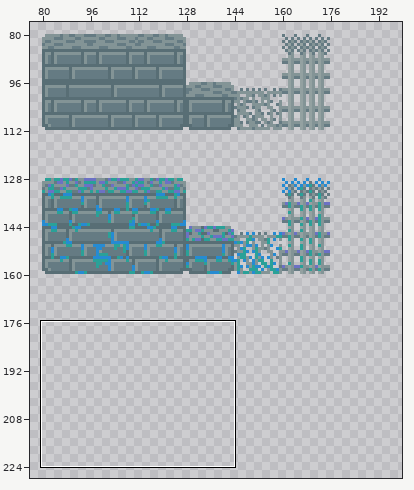
One commit to this pixel-art file: Visitant/Assets/tileset/tilesetpv.aseprite. The first picture is a wide view before the edit; the outline marks the close-up.
Close-up. Before the edit:
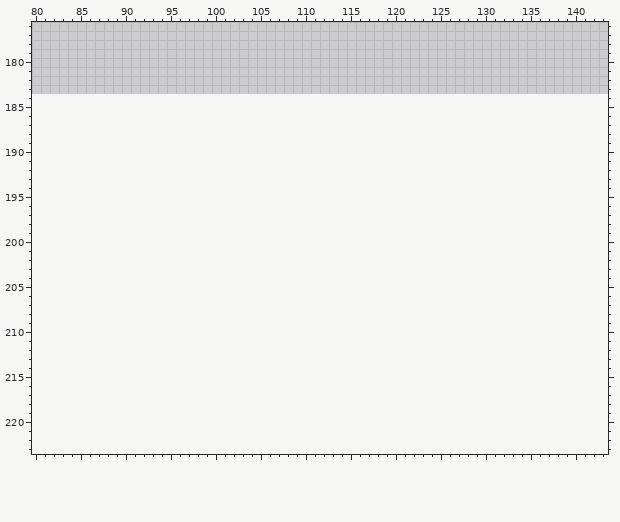
120x120 pixels, 1 frame. Shown: x 80..143, y 176..223. The old version is drawn lined up with the new one, on the new canvas. The wide view leaves out empty margins. The commit also changed other parts of the picture, which this record leaves out.
The result:
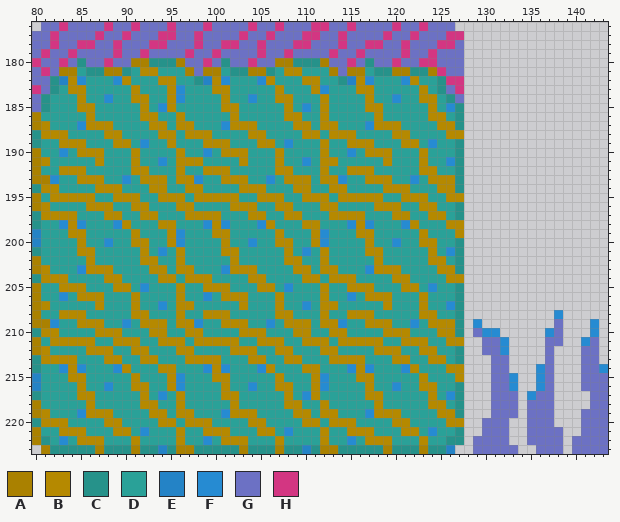
Palette (. is transparent): A #aa8100  B #b58900  C #26928a  D #2aa198  E #2483c6  F #268bd2  G #6c71c4  H #d33682
Edits made:
canvas 120x120 -> 240x240, the old top-left corner now at 64,64
y 176: x 81..126 .............................................. -> GGHGGGGHGGHGGGHGGGHGGGGHGGHGGGHHGGHGGGGHGGHGGG
y 177: x 80..127 ................................................ -> GGHGGGGHGGHGGGHHGGHGGGGHGGHGGGHHGGHGGGGHGGHGGGHH
y 178: x 80..127 ................................................ -> GGHGGHHGGHGGGHHGGGHGGHHGGHGGGHHGGGHGGHHGGHGGGHHG
y 179: x 80..127 ................................................ -> GHGGHGGGGHGGHGGGGHGGHGGGGHGGHGGGGHGGHGGGGHGGHGGG
y 180: x 80..127 ................................................ -> HGGHGCGGHGGAACCCAGGHGCGGHGGAACCCAGGHGCGGHGGHHGGG
y 181: x 80..127 ................................................ -> GHGAADCCAACDBBDDDAGAADCCAACDBBDDDAGAADCCAACCAHGG
y 182: x 80..127 ................................................ -> GGCEBFDDDFBDDDBBDDCEBFDDDFBDDDBBDDCEBFDDDFBDDCHH
y 183: x 80..127 ................................................ -> HGCDBBDDDDDBDDDBFDDDBBDDDDDBDDDBFDDDBBDDDDDBDCGH
y 184: x 80..127 ................................................ -> GCDDDBDDFDDBBDDBFDDDDBDDFDDBBDDDBDDDDBDDFDDBBDCG
y 185: x 80..127 ................................................ -> GCDDDBBDDDDDBDFBDDDDDBBDDDDDBDFDBDDDDBBDDDDDBDFC
y 186: x 80..127 ................................................ -> ADDDDDBDDDDDBBDDBDDDDDBDDDDDBBDDBDDDDDBDDDDDBBDC
y 187: x 80..127 ................................................ -> ABDDDFBBBDDDDBBDBBDDDFBBBDDDDBBDBBDDDFBBBDDDDBBC
y 188: x 80..127 ................................................ -> CBBBDDDDBBDDDDBBDBBBDDDDBBDDDDBBDBBBDDDDBBDDDDBB
y 189: x 80..127 ................................................ -> CDDBBBDDDBBDFDDBDDDBBBDDDBBDFDDDBDDBBBDDDBBDFDDC
y 190: x 80..127 ................................................ -> ADDFDBBBDDDBDDDDBDDFDBBBDDDBDDDDBDDFDBBBDDDBDDDC
y 191: x 80..127 ................................................ -> ABDDDDDBDDDBDDFDBBBDDDDBDDDBDDFDBBDDDDDBDDDBDDFC
y 192: x 80..127 ................................................ -> ADDBBBDDDDDBBDDDBDDBBBDDDDDBBDDDBDDBBBDDDDDBBDDC
y 193: x 80..127 ................................................ -> AAFDDBBBDDFDBBBDBBFDDBBBDDFDBBBDBBFDDBBBDDFDBBBC
y 194: x 80..127 ................................................ -> CBBDDDDBBBDDDBBDDBBDDDDBBBDDDBBDDBBDDDDBBBDDDBBC
y 195: x 80..127 ................................................ -> ADBBBBBDDBBBDDBBBDBBBBBDDBBBDDBBBDBBBBBDDBBBDDBB
y 196: x 80..127 ................................................ -> ABDDDDBBBDDBBDDDBBDDDDBBBDDBBDDDBBDDDDBBBDDBBDDC
y 197: x 80..127 ................................................ -> CBBBBDDDBBDDBBDDDBBBBDDDBBDDBBDDDBBBBDDDBBDDBBDC
y 198: x 80..127 ................................................ -> CDDFBFDDDFBDDDBBDDDFBFDDDFBDDDBBDDDFBFDDDFBDDDBB
y 199: x 80..127 ................................................ -> EDDDBBDDDDDBDDDBFDDDBBDDDDDBDDDBFDDDBBDDDDDBDDDB
y 200: x 80..127 ................................................ -> EDDDDBDDFDDBBDDBFDDDDBDDFDDBBDDBFDDDDBDDFDDBBDDC
y 201: x 80..127 ................................................ -> CDDDDBBDDDDDBDFDBDDDDBBDDDDDBDFDBDDDDBBDDDDDBDFC
y 202: x 80..127 ................................................ -> ADDDDDBDDDDDBBDDBDDDDDBDDDDDBBDDBDDDDDBDDDDDBBDC
y 203: x 80..127 ................................................ -> ABDDDFBBBDDDDBBDBBDDDFBBBDDDDBBDBBDDDFBBBDDDDBBC
y 204: x 80..127 ................................................ -> CBBBDDDDBBDDDDBBDBBBDDDDBBDDDDBBDBBBDDDDBBDDDDBB
y 205: x 80..127 ................................................ -> ADDBBBDDDBBDFDDDBDDBBBDDDBBDFDDDBDDBBBDDDBBDFDDC
y 206: x 80..127 ................................................ -> ADDFDBBBDDDBDDDDBDDFDBBBDDDBDDDDBDDFDBBBDDDBDDDC
y 207: x 80..127 ................................................ -> ABDDDDDBDDDBDDFDBBDDDDDBDDDBDDFDBBDDDDDBDDDBDDFC
y 208: x 80..127 ................................................ -> ADDBBBDDDDDBBDDDBDDBBBDDDDDBBDDDBDDBBBDDDDDBBDDC; x 138 . -> F
y 209: x 80..127 ................................................ -> AAFDDBBBDDFDBBBDBBFDDBBBDDFDBBBDBBFDDBBBDDFDBBBC; x 129 . -> F; x 138 . -> G; x 142 . -> F
y 210: x 80..127 ................................................ -> CBBDDDDBBBDDDBBDDBBDDDDBBBDDDBBDDBBDDDDBBBDDDBBC; x 129..131 ... -> GFF; x 137..138 .. -> FG; x 142 . -> F
y 211: x 80..127 ................................................ -> ADBBBBBDDBBBDDBBBDBBBBBDDBBBDDBBBDBBBBBDDBBBDDBB; x 130..132 ... -> GGF; x 137..138 .. -> GG; x 141..142 .. -> FG
y 212: x 80..127 ................................................ -> ABDDDDBBBDDBBDDDBBDDDDBBBDDBBDDDBBDDDDBBBDDBBDDC; x 130..132 ... -> GGF; x 137 . -> G; x 141..142 .. -> GG
y 213: x 80..127 ................................................ -> CBBBBDDDBBDDBBDDDBBBBDDDBBDDBBDDDBBBBDDDBBDDBBDC; x 131..132 .. -> GG; x 137 . -> G; x 141..142 .. -> GG
y 214: x 80..127 ................................................ -> CDDFBFDDDFBDDDBBDDDFBFDDDFBDDDBBDDDFBFDDDFBDDDBB; x 131..132 .. -> GG; x 136..137 .. -> FG; x 141..143 ... -> GGF
y 215: x 80..127 ................................................ -> EDDDBBDDDDDBDDDBFDDDBBDDDDDBDDDBFDDDBBDDDDDBDDDB; x 131..133 ... -> GGF; x 136..137 .. -> FG; x 141..143 ... -> GGG
y 216: x 80..127 ................................................ -> EDDDDBDDFDDBBDDBFDDDDBDDFDDBBDDBFDDDDBDDFDDBBDDC; x 131..133 ... -> GGF; x 136..137 .. -> FG; x 141..143 ... -> GGG
y 217: x 80..127 ................................................ -> CDDDDBBDDDDDBDFDBDDDDBBDDDDDBDFBDDDDDBBDDDDDBDFC; x 131..133 ... -> GGG; x 135..137 ... -> FGG; x 142..143 .. -> GG
y 218: x 80..127 ................................................ -> ADDDDDBDDDDDBBDDBDDDDDBDDDDDBBDDBDDDDDBDDDDDBBDC; x 131..133 ... -> GGG; x 135..137 ... -> GGG; x 142..143 .. -> GG
y 219: x 80..127 ................................................ -> ABDDDFBBBDDDDBBDBBDDDFBBBDDDDBBDBBDDDFBBBDDDDBBC; x 131..133 ... -> GGG; x 135..137 ... -> GGG; x 141..143 ... -> GGG
y 220: x 80..127 ................................................ -> CBBBDDDDBBDDDDBBDBBBDDDDBBDDDDBBDBBBDDDDBBDDDDBB; x 130..132 ... -> GGG; x 135..137 ... -> GGG; x 141..143 ... -> GGG
y 221: x 80..127 ................................................ -> ADDBBBDDDBBDFDDDBDDBBBDDDBBDFDDDBDDBBBDDDBBDFDDC; x 130..132 ... -> GGG; x 135..138 .... -> GGGG; x 141..143 ... -> GGG
y 222: x 80..127 ................................................ -> ACDFDBBBDDDBDDDDBDDFDBBBDDDBDDDDBDDFDBBBDDDBDDCC; x 129..132 .... -> GGGG; x 135..138 .... -> GGGG; x 140..143 .... -> GGGG
y 223: x 81..126 .............................................. -> ACCCCCACCCACCECAACCCCCACCCACCECAACCCCCACCCACCE; x 129..133 ..... -> GGGGG; x 136..138 ... -> GGG; x 140..143 .... -> GGGG
